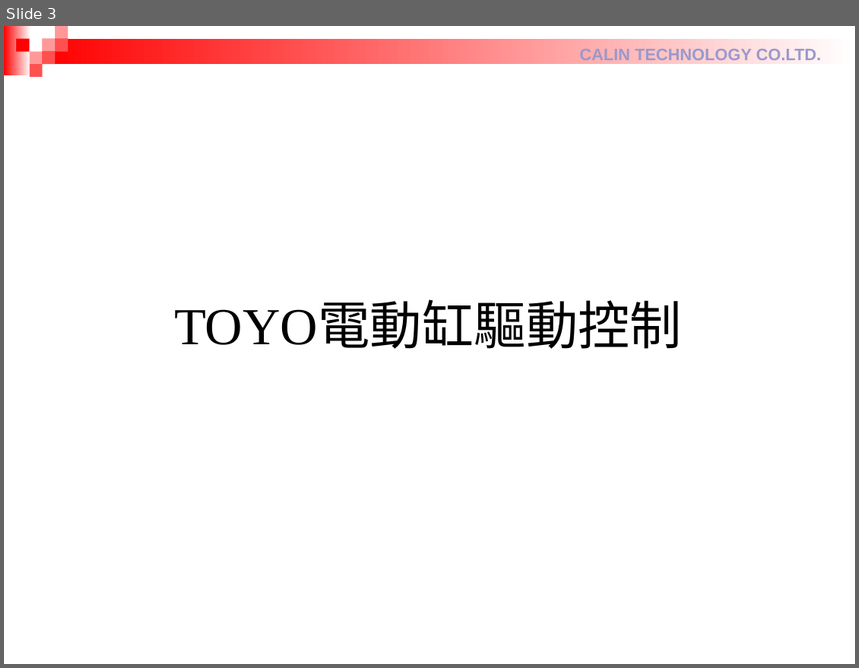
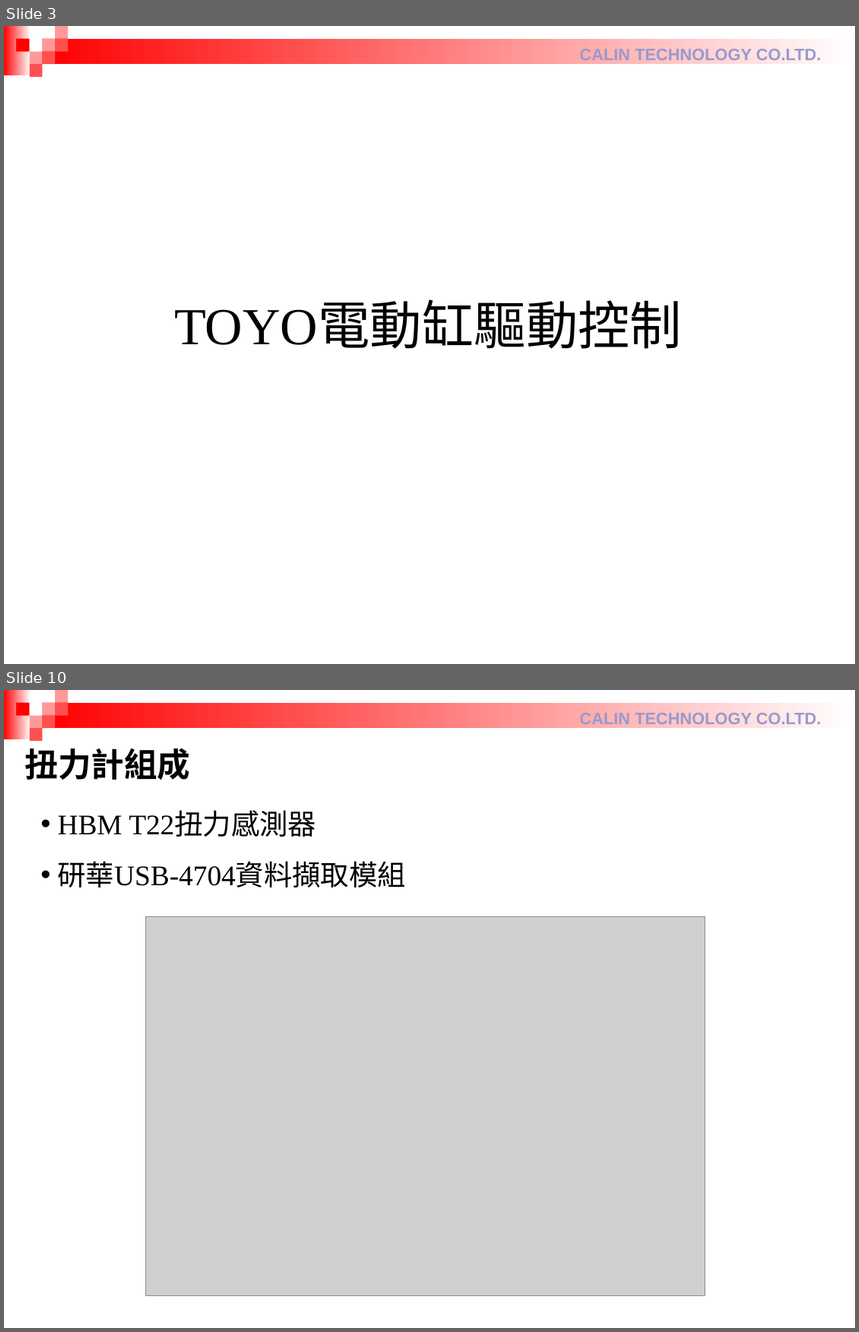
Before and after one commit to RaphWu/DataExchange, a slide deck: 設備部週報_吳仁中 20250827.pptx. Shown one above the other, each under a label of ours: slide 3 before the commit, slides 3 and 10 after it; the slides between them are not shown. The pictures are 859x668 and 859x1332 pixels, drawn with LibreOffice and Linux fonts; fonts in the diff are those of the drawing; grey boxes stand for pictures. Boxes give left, top, right and bottom in pixels: in the first picture for what was removed or moved away, otherwise in the second. Text is boxed around its words. In the diff, an @@ line names an element or a change of style, - is before the commit and + after.

```diff
--- a/設備部週報_吳仁中 20250827.pptx
+++ b/設備部週報_吳仁中 20250827.pptx
@@ slide 10 added at [4, 690, 855, 1328], background #FFFFFF; not listed: 10 template elements that a slide beside it also shows @@
@@ text added at [25, 748, 191, 780], 28 pt, text #000000, bold @@
+扭力計組成
@@ text added at [58, 812, 406, 888], 24 pt, text #000000 @@
+• HBM T22扭力感測器
+• 研華USB-4704資料擷取模組
@@ picture added at [145, 917, 705, 1297] @@
```
Also in this commit, not shown: 10 other slides added, 3 slides removed.
